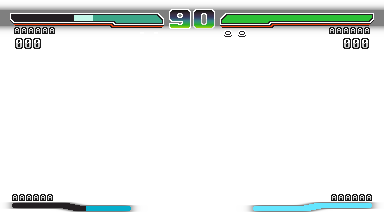
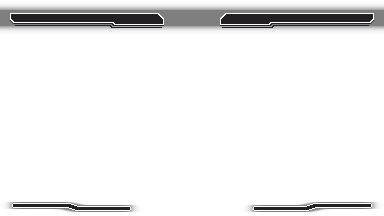
The second (384, 216) image is a revision of the first. Changes to its layers:
hid "Overlay 2", painted on it over [12, 9, 372, 211]
painted on "base 2" over [12, 32, 372, 211]
